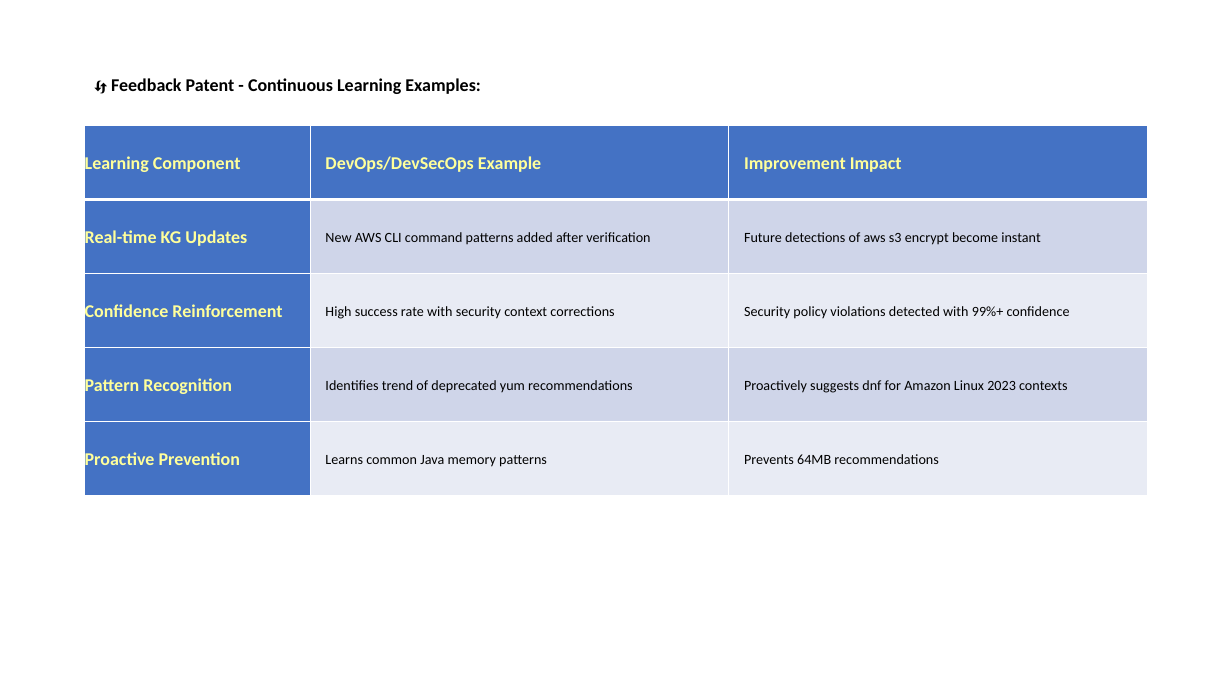
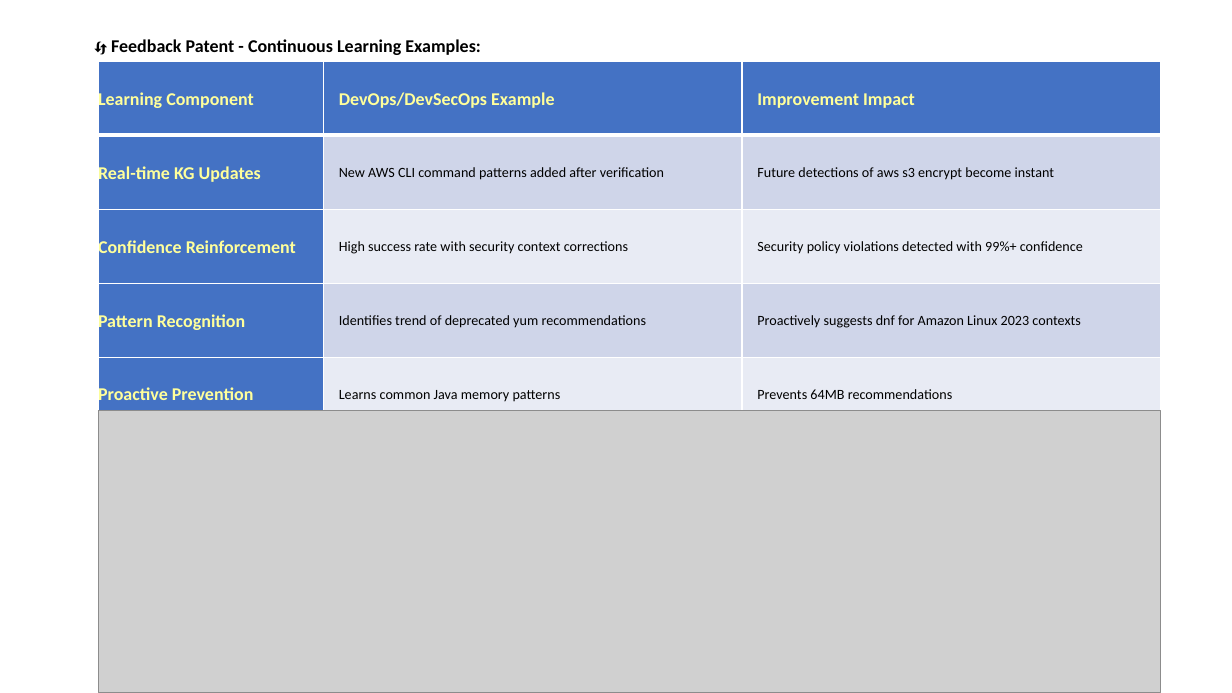
Before and after one commit to KamleshKG/hello_world_app, a slide deck: slide 8 of VeriFactAI-Presentation.pptx (slide 9 before the commit). Drawn at 1232x693 pixels with LibreOffice and Linux fonts; fonts in the diff are those of the drawing; grey boxes stand for pictures. Boxes give left, top, right and bottom in pixels: in the first picture for what was removed or moved away, otherwise in the second. Text is boxed around its words. In the diff, an @@ line names an element or a change of style, - is before the commit and + after.

```diff
--- a/VeriFactAI-Presentation.pptx
+++ b/VeriFactAI-Presentation.pptx
@@ text "🔄 Feedback Patent - Continuous ...": place and size @@
-text "🔄 Feedback Patent - Continuous ..." at [111,78,481,94]
+text "🔄 Feedback Patent - Continuous ..." at [111,39,481,55]
@@ table: place and size @@
-table at [85,126,1148,495]
+table at [98,61,1161,431]
@@ picture added at [98,410,1161,693] @@
```
Also in this commit, not shown: 5 other slides changed, 2 slides added, 26 other files.
